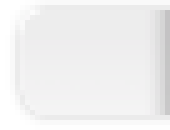
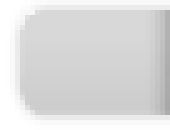
Two versions of the same layered image (170px x 130px). Layer-by-layer changes:
added layer "新規レイヤー" (85%) above "base" over [20,10,170,115]
